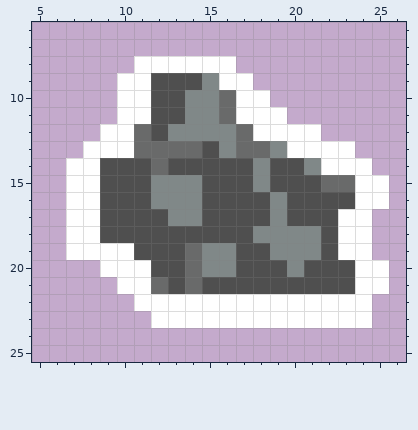
A pixel-art file gets an edit: Assets/Trash icon.aseprite. Above is the file before it was changed.
32x32 pixels, 1 frame. Shown: x 5..26, y 6..25.
The result:
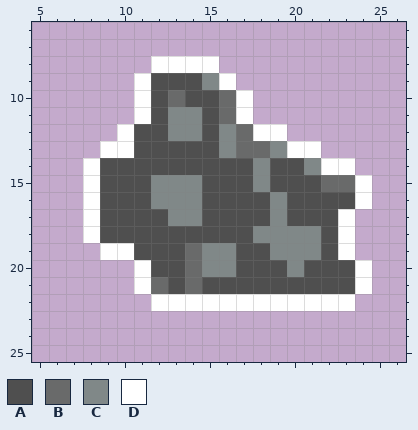
Palette (. is transparent): A #4f4f4f  B #696a6a  C #808888  D #ffffff
Diff:
Layer "Layer 1":
y 8: x 11 D -> .; x 16 D -> .
y 9: x 10 D -> .; x 17 D -> .
y 10: x 10 D -> .; x 13..15 ACC -> BAA; x 18 D -> .
y 11: x 10 D -> .; x 13 A -> C; x 15 C -> A; x 18..19 DD -> ..
y 12: x 9 D -> .; x 11 B -> A; x 15 C -> A; x 20..21 DD -> ..
y 13: x 8 D -> .; x 11..14 BBBB -> AAAA; x 22..23 DD -> ..
y 14: x 7 D -> .; x 12 B -> A; x 24 D -> .
y 15..16: x 7 D -> .; x 25 D -> .
y 17..18: x 7 D -> .; x 24 D -> .
y 19: x 7..8 DD -> ..; x 24 D -> .
y 20: x 9..10 DD -> ..; x 25 D -> .
y 21: x 10 D -> .; x 25 D -> .
y 22: x 11 D -> .; x 24 D -> .
y 23: x 12..24 DDDDDDDDDDDDD -> .............
Where, in picture pixels (left, top, right, bottom), the same in both pictures:
changed: (66, 56, 389, 328)
